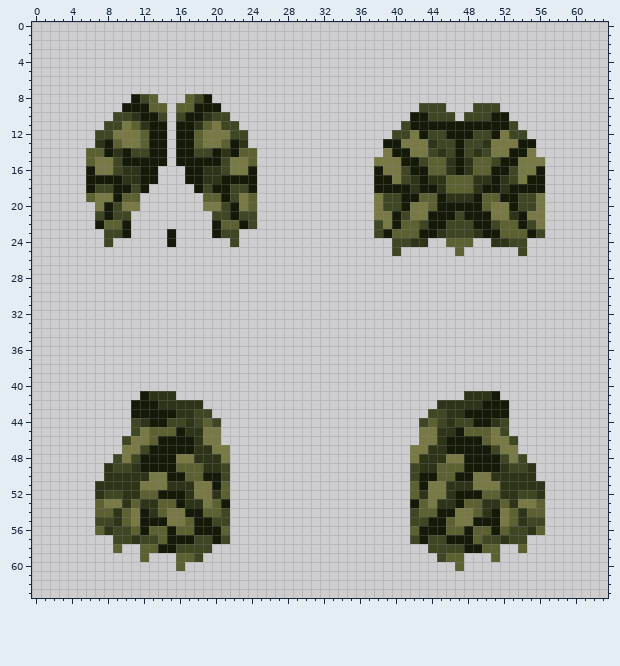
Pixel-art sprite, stored at Resources/Textures/_Stalker/Objects/Clothing/cloak/coat_himera.rsi/equipped-CLOAK.png. This is how it looked before the edit.
The file is 64x64 pixels.
The same view after the edit:
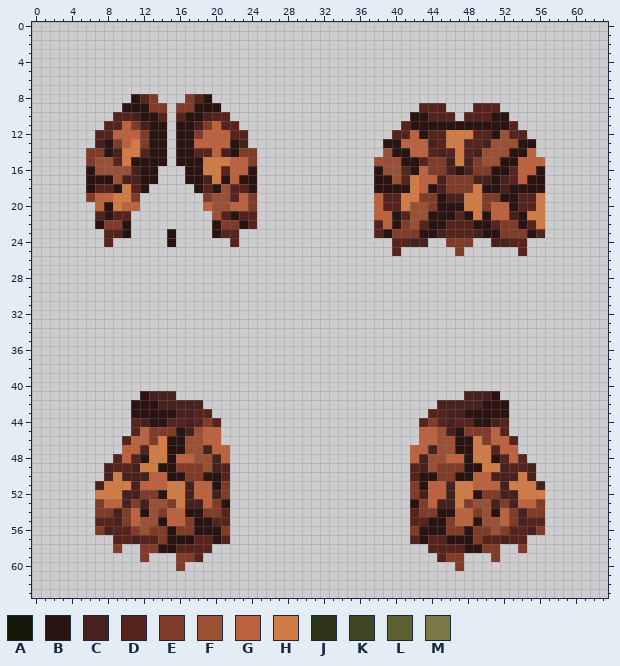
Palette (. is transparent): A #151908  B #291412  C #47211e  D #57231d  E #803b29  F #995034  G #bd623e  H #d17c45  J #2e3418  K #3e4623  L #5d6131  M #797945
Changes in this commit:
Changed rows in their new state; - is an unchanged pixel.
first column x 6:
 8 -----BDE---EDB-------------------------------------
 9 ----BBBEE-EEBBB----------------------DDD---DDD-----
10 ---DDCBBD-DBBCDD--------------------BBDDD-DDDBB----
11 --DDGECBB-BBCEGDD------------------DBBBBBBBBBBBD---
12 -DDGGGEBB-BBEGGGDD----------------DDGBDDHHHDDBFDD--
13 -CBEGHEBB-BBGGGGBC---------------BBGGGCDHHDDCFFFBB-
14 EEBCHHDBB-BBDDGCBEE--------------FBBGGDCDHDCFFFBBG-
15 EFFDHBBBB-BBBHHHGGE-------------FFFBBDEECHCEFFBBGGG
16 BFFFFCBB---BBHHDGGB-------------BFFDBGEECBCEEBBDGGB
17 BBBFCCBB---BBCHBGBB-------------BBFDHGGCEEECCBCDGBB
18 BDDBHDB-----BDBFDDB-------------BBBBHGBCEEEHBBCBBBB
19 EGGHHE-------EFFDGE-------------GDDHHEEBCCHHEEBBDDH
20 -GBHGG-------GFFGGE-------------GDDHFFEBBBHHEGGBDDH
21 -DBDD---------FDBDD-------------GGBDFFBBBDBHBGGCBHH
22 -BEEB---------BEEBD-------------DGBEFDBBDDDBBDEEBDH
23 --DDB----B----BDD---------------DBEEEBBCDDDCBBEEEBD
24 --D------B------D-----------------DDCC--EEE--CCDD--
25 ----------------------------------D------E------D--
first column x 7:
41 -----BCCC--------------------------------CCCB-----
42 ----BBBCCCCC--------------------------CCCCCBBB----
43 ----BBBBBCCDD------------------------DDCCBBBBB----
44 ----DCBBDDCDED----------------------DEDCDDBBCD----
45 ----DGEEEBCFGG----------------------GGFCBEEEGD----
46 ---DGGEHBBFFGG----------------------GGFFBBHEGGD---
47 ---GGDHHBBFFCGG--------------------GGCFFBBHHDGG---
48 --DGDBHHBGGFFCG--------------------GCFFGGBHHBDGD--
49 -CDDCHHBBEEEFCD--------------------DCFEEEBBHHCDDC-
50 -CHCCCGGBBEEBBD--------------------DBBEEBBGGCCCHC-
51 CHHHCGGGHHCGGBE--------------------EBGGCHHGGGCHHHC
52 HHHCCEEBHHCGGCE--------------------ECGGCHHBEECCHHH
53 EGGCECFFEHCCGEB--------------------BEGCCHEFFCECGGE
54 EECEGBFEGGBBEED--------------------DEEBBGGEFBGECEE
55 DDCEGFFBGGEBBDD--------------------DDBBEGGBFFGECDD
56 ECDDEFEEBEEBBBE--------------------EBBBEEBEEFEDDCE
57 --DDCDDEBBBDDBD--------------------DBDDBBBEDDCDD--
58 --E--EEBBDDDD------------------------DDDDBBEE--E--
59 -----E---EED--------------------------DEE---E-----
60 ---------E------------------------------E---------
Pixel boxes of the changes (left, top, right, bottom) in both pictures:
changed: (86, 94, 257, 247)
changed: (374, 103, 545, 256)
changed: (95, 391, 230, 571)
changed: (410, 391, 545, 571)
